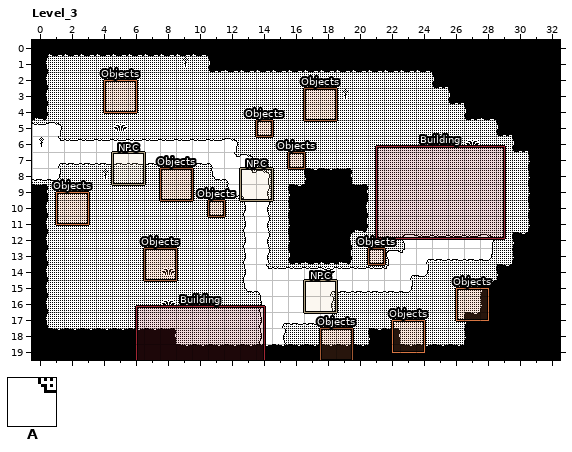
An edit to a level. LDtk project, Starship/source/levels/world_mushroo.ldtk. The picture above was drawn from the file before the commit.
Cells are 16x16 px. Shown: Level_3 x 0..32, y 0..19. The commit also changed other parts of the map, which this record leaves out.
Key: from "Path": A 1.
_ is an empty cell.
Layers that did not change in this view are not listed.
Layer "Path" before, first column x 0:
 0 _________________________________
 1 _________________________________
 2 _________________________________
 3 _________________________________
 4 _________________________________
 5 AA_______________________________
 6 AAAAAAAAAAAAA____________________
 7 AAAAAAAAAAAAAA___________________
 8 AA_________AAAA__________________
 9 ____________AAA__________________
10 _____________AA__________________
11 _____________AA__________________
12 _____________AA________AAAAAA____
13 _____________AA_______AAAAAAA____
14 _____________AAAAAAAAAAAA________
15 _____________AAAAAAAAAAA_________
16 ______________AAAAA______________
17 ______________AAAAA______________
18 ______________AA_________________
19 ______________AA_________________
And afterwards:
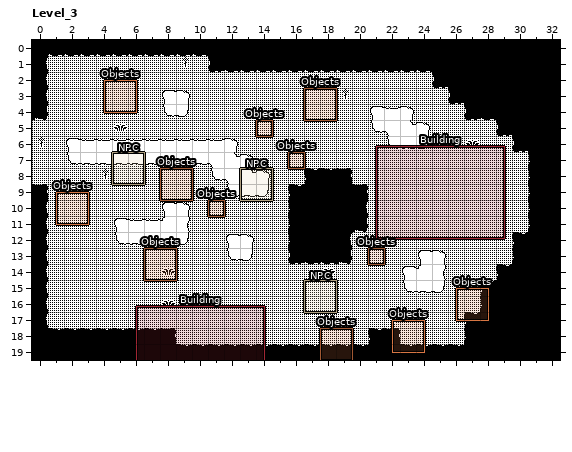
Changes in this commit:
{"where": "layer \"Path\""}
{"y":3,"x":8,"old":"__","new":"AA"}
{"y":4,"x":8,"old":"__","new":"AA"}
{"y":4,"x":21,"old":"___","new":"AAA"}
{"y":5,"x":0,"old":"AA","new":"__"}
{"y":5,"x":21,"old":"____","new":"AAAA"}
{"y":6,"x":0,"old":"AA","new":"__"}
{"y":6,"x":22,"old":"___","new":"AAA"}
{"y":7,"x":0,"old":"AA","new":"__"}
{"y":8,"x":0,"old":"AA","new":"__"}
{"y":10,"x":8,"old":"__","new":"AA"}
{"y":10,"x":13,"old":"AA","new":"__"}
{"y":11,"x":5,"old":"_____","new":"AAAAA"}
{"y":11,"x":13,"old":"AA","new":"__"}
{"y":12,"x":5,"old":"_____","new":"AAAAA"}
{"y":12,"x":12,"old":"_","new":"A"}
{"y":12,"x":14,"old":"A","new":"_"}
{"y":12,"x":23,"old":"AAAAAA","new":"______"}
{"y":13,"x":12,"old":"_","new":"A"}
{"y":13,"x":14,"old":"A","new":"_"}
{"y":13,"x":22,"old":"AA","new":"__"}
{"y":13,"x":26,"old":"AAA","new":"___"}
{"y":14,"x":13,"old":"AAAAAAAAAA","new":"__________"}
{"y":14,"x":25,"old":"_","new":"A"}
{"y":15,"x":13,"old":"AAAAAAAAAA","new":"__________"}
{"y":15,"x":24,"old":"__","new":"AA"}
{"y":16,"x":14,"old":"AAAAA","new":"_____"}
{"y":17,"x":14,"old":"AAAAA","new":"_____"}
{"y":18,"x":14,"old":"AA","new":"__"}
